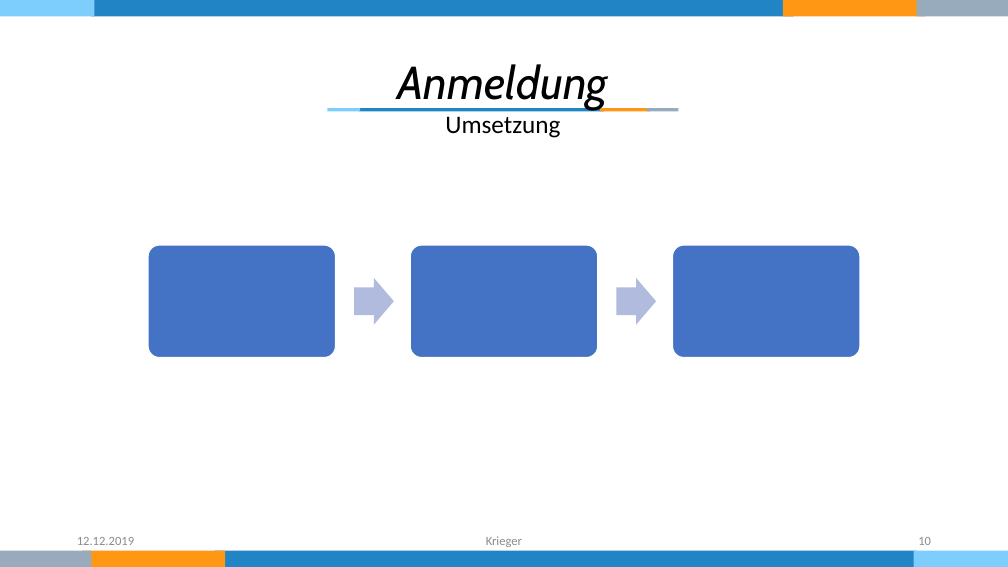
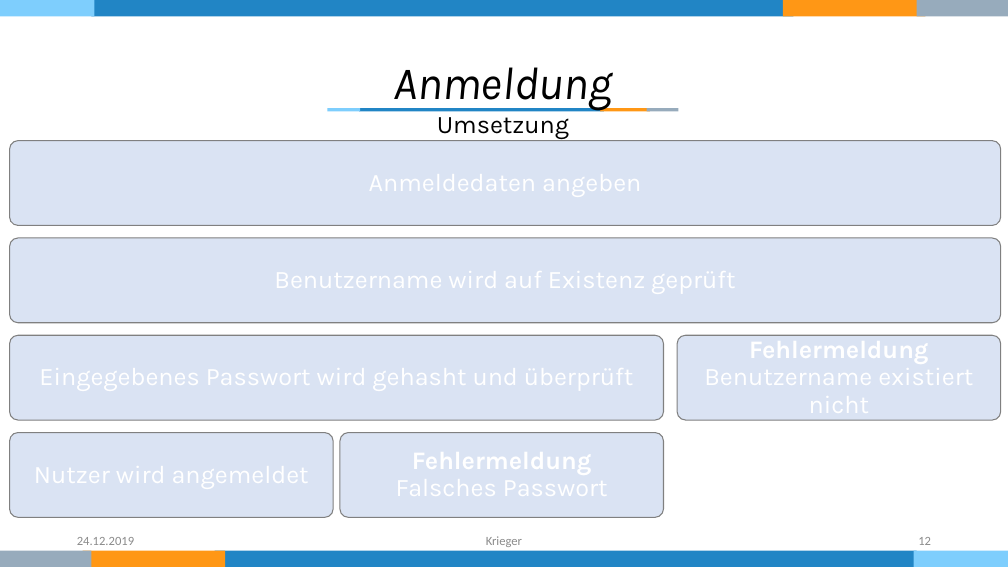
Before and after one commit to KriegersBlog/nordwind-tool, a slide deck: slide 12 of Dokumentation/Präsentation.pptx (slide 10 before the commit). Drawn at 1008x567 pixels with LibreOffice and Linux fonts; fonts in the diff are those of the drawing. Boxes give left, top, right and bottom in pixels: in the first picture for what was removed or moved away, otherwise in the second. Text is boxed around its words. In the diff, an @@ line names an element or a change of style, - is before the commit and + after.

```diff
--- a/Dokumentation/Präsentation.pptx
+++ b/Dokumentation/Präsentation.pptx
@@ text "Anmeldung" at bbox=[393, 67, 612, 110]: font Cabin to Karla @@
@@ text "Umsetzung" at bbox=[437, 111, 569, 140]: font Calibri to Karla @@
@@ group removed at bbox=[148, 245, 861, 358]: 3 rounded rectangles, 2 right arrows @@
@@ group added at bbox=[10, 141, 1001, 517]: 6 rounded rectangles, 1 text @@
+Fehlermeldung Benutzername existiert nicht
@@ text at bbox=[77, 537, 134, 545]: text changed @@
-12.12.2019
+24.12.2019
@@ page number at bbox=[918, 537, 931, 545]: text changed @@
-10
+12
```
Also in this commit, not shown: 11 other slides changed, 2 slides added, 1 slide removed.
